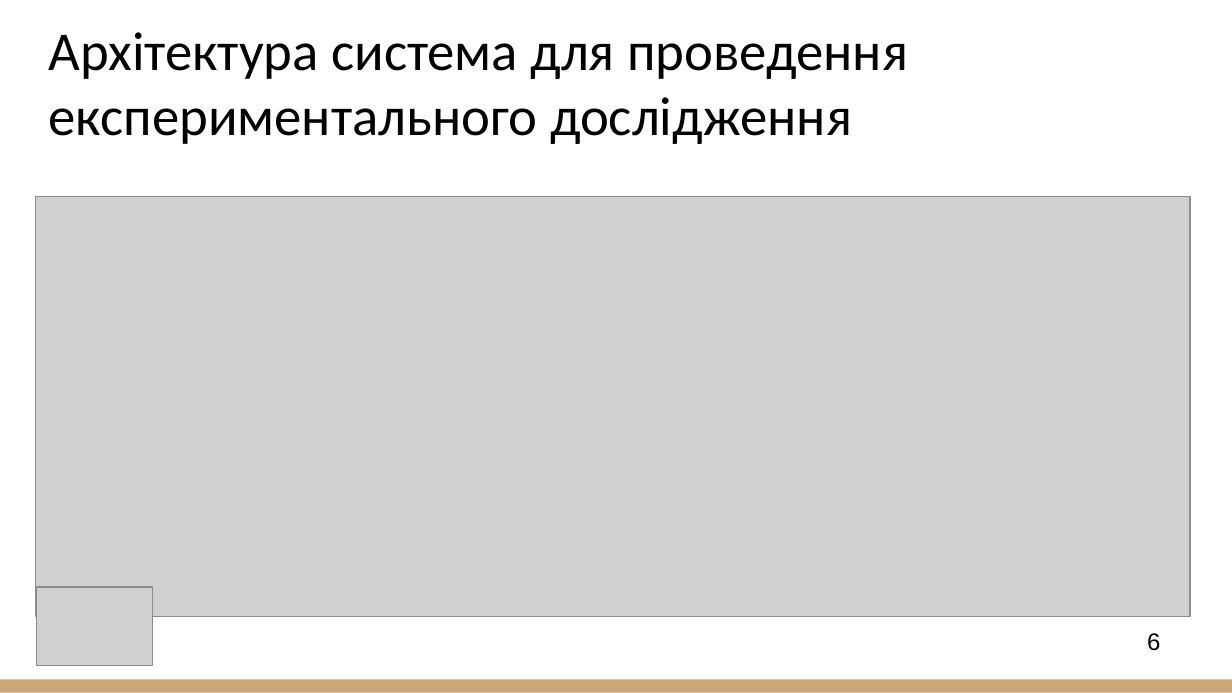
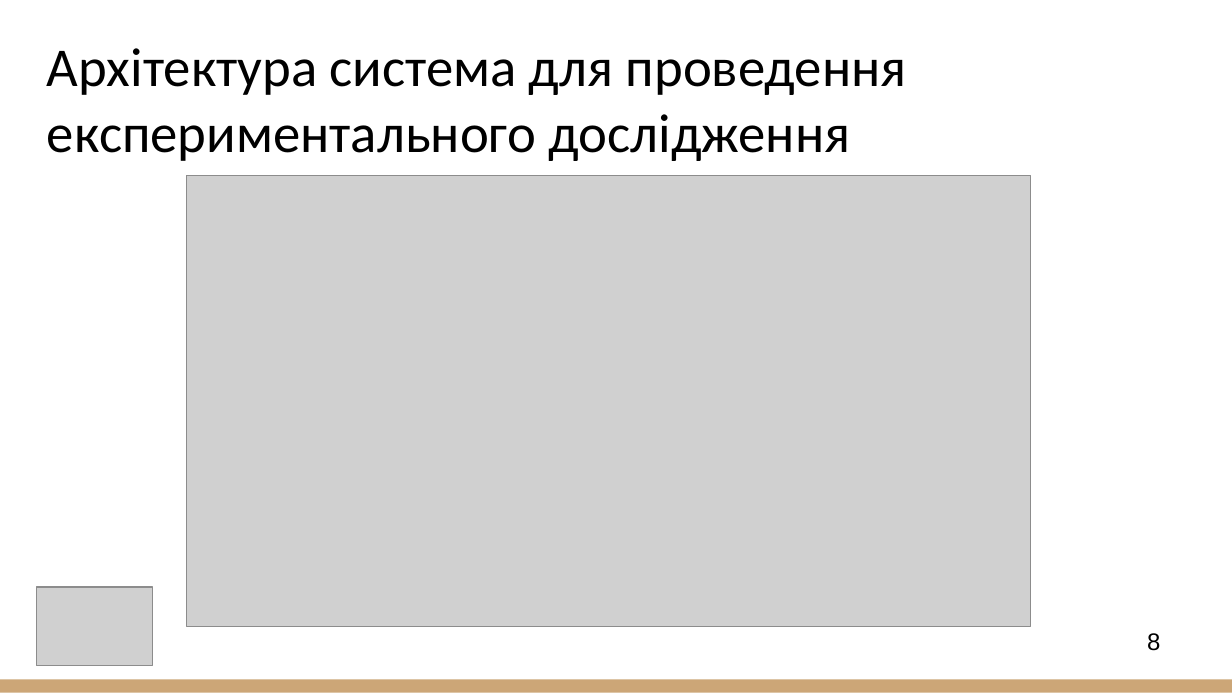
Before and after one commit to kokjela/2025_IPZm-23-3_Biliaieva_A_S, a slide deck: slide 8 of 2025_М_ПІ_ІПЗ-23-3_Біляєва_А_С.ppt (slide 6 before the commit). Drawn at 1232x693 pixels with LibreOffice and Linux fonts; fonts in the diff are those of the drawing; grey boxes stand for pictures. Boxes give left, top, right and bottom in pixels: in the first picture for what was removed or moved away, otherwise in the second. Text is boxed around its words. In the diff, an @@ line names an element or a change of style, - is before the commit and + after.

```diff
--- a/2025_М_ПІ_ІПЗ-23-3_Біляєва_А_С.ppt
+++ b/2025_М_ПІ_ІПЗ-23-3_Біляєва_А_С.ppt
@@ title "Архітектура система для проведення експериментального ...": place and size @@
-title "Архітектура система для проведення експериментального ..." at bbox=[48, 32, 908, 144]
+title "Архітектура система для проведення експериментального ..." at bbox=[47, 48, 907, 161]
@@ picture: place and size @@
-picture at bbox=[36, 196, 1190, 616]
+picture at bbox=[186, 176, 1030, 627]
@@ page number at bbox=[1147, 633, 1160, 651]: text changed @@
-6
+8
```
Also in this commit, not shown: 4 other slides changed, 10 slides added, 7 slides removed.
